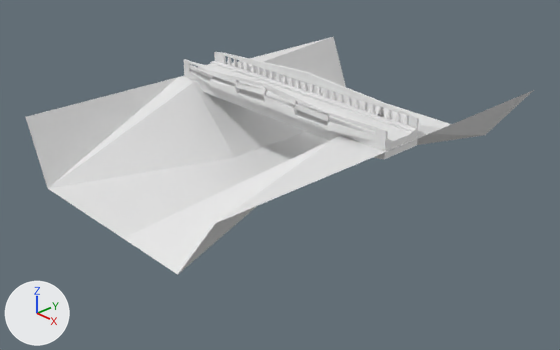
A saved change to the Blender file 1bridgescene/scene.blend.
Camera for both pictures: a camera (50 mm lens) standing at (16.47, -15.34, 9.93) and looking at (0.65, -0.57, -0.19). The axes (+X, +Y, +Z) are drawn at lower left. The lights are the same throughout.
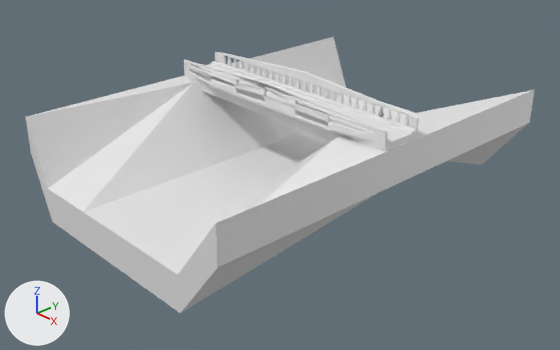
The change, as a diff of the scene's bpy script:
```diff
--- a/1bridgescene/scene.blend.py
+++ b/1bridgescene/scene.blend.py
@@ me_plane @@
 # used by ob_plane; location = (0.0, 0.0, 0.0)
-me_plane.from_pydata(...)  # 24 vertices, 15 faces; spans x -3.78..4.9, y -6.41..6.42, z 0.0..2.0
+me_plane.from_pydata(...)  # 48 vertices, 76 faces; spans x -3.78..4.9, y -6.41..6.42, z -1.1..2.0
+# me_plane part 1
+# 15 faces are deleted
+# 8 vertices are added at x -2.99..3.36, y -1.0..1.0, z -1.1..0.9
+# 16 new vertices lie (0.0, 0.0, -1.1) away from vertices in x -3.78..4.9, y -6.41..6.42, z 0.0..2.0
+# 76 new faces join them
```

Location of each change, (x1, y1, x2, y2) in pixels of the pictures (560 x 350 px):
'Plane', reshaped (16% taller): before (26, 37, 534, 274); after (26, 37, 534, 313)
